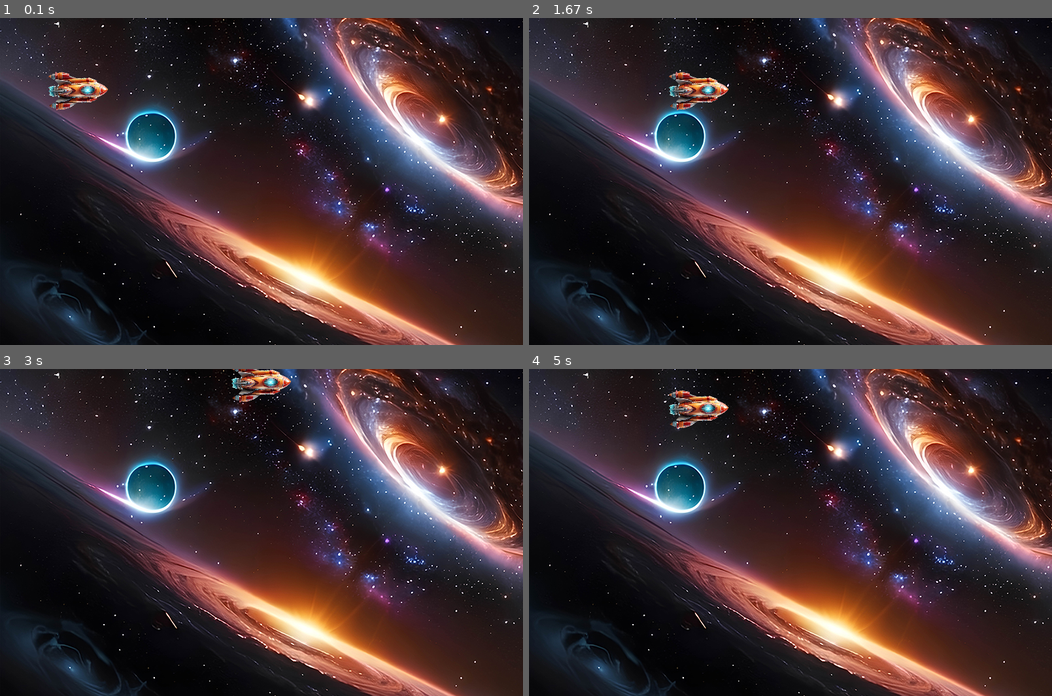
Above: before the commit, frames 1-4 (two rows, left to right).
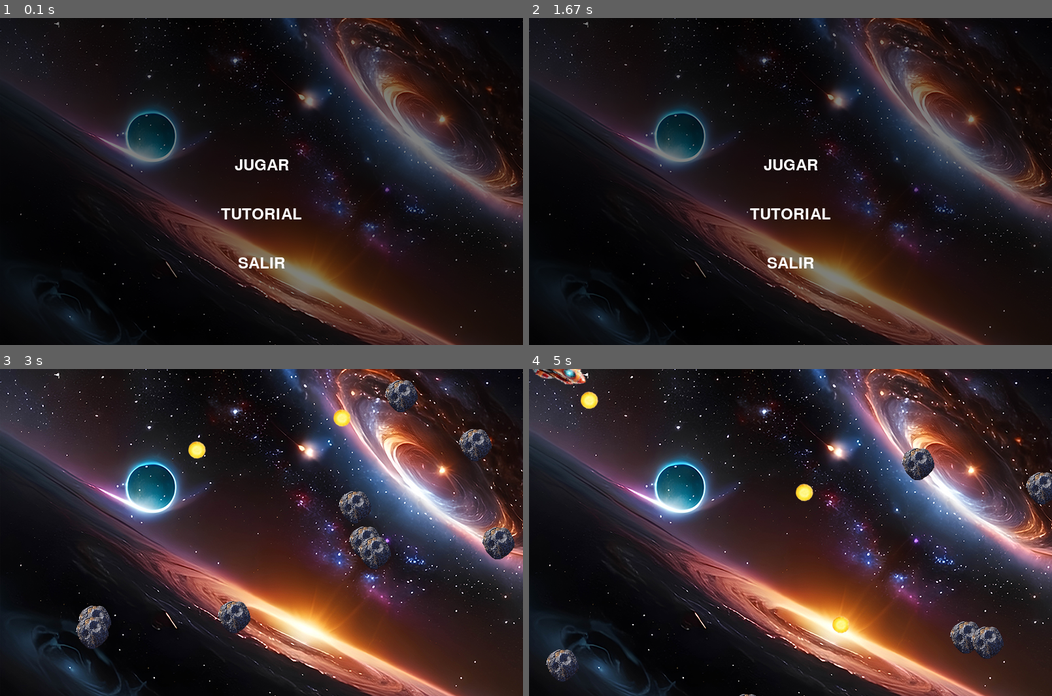
Above: after the commit, the same moments.

Repository: JuanDuenas/PyGameKodlandTest
Game: pygame game, started from PyGameProject/src/Game.py
Same seed, same stepped clock (60 frames per second), same inputs: the game is played once before the commit and once after it.
Inputs (mouse positions are in pixels of both pictures, inside the frame that each line leads up to):
- Up to frame 1 (0.1 s): no input
- Up to frame 2 (1.67 s): click (790, 165) at 0.38 s, where only the run after the commit has a clickable "JUGAR"; click (957, 171) at 0.72 s; hold Esc 1-1.47 s; hold D 1-1.47 s; click (790, 204) at 1.08 s; click (790, 165) at 1.55 s, where only the run after the commit has a clickable "JUGAR"
- Up to frame 3 (3 s): click (261, 516) at 1.88 s, where only the run after the commit has a clickable "JUGAR"; hold D 2.17-2.63 s; click (339, 418) at 2.25 s; hold W 2.67-2.97 s; click (324, 561) at 2.75 s
- Up to frame 4 (5 s): hold D 3-3.47 s; click (800, 421) at 3.08 s; hold A 3.5-4.03 s; click (602, 522) at 3.58 s; hold S 4.07-4.37 s; click (795, 568) at 4.15 s; hold A 4.4-4.8 s; click (774, 476) at 4.48 s; hold W from 4.83 s (still down); click (926, 584) at 4.92 s

The runs differ from the first frame. In frame 1, 49% of the frame differs, in the area x 0-100%, y 0-100%; in frame 2, 49%; in frame 3, 4.3%; in frame 4, 3.4%.

Commit message:
Terminado

Diff:
--- a/PyGameProject/src/Game.py
+++ b/PyGameProject/src/Game.py
@@ -1,67 +1,237 @@
 import pygame
 import random
-pygame.init
+import math
+
+pygame.init()
 pygame.mixer.init()
 
-
 size = (800, 500)
 
 screen = pygame.display.set_mode([800, 500])
+
 clock = pygame.time.Clock()
 done = False
 
 background = pygame.image.load("Resource/ImgBackground.jpg").convert()
+background_copy = background.copy()
 pygame.mixer.music.load("Resource/SoundBackground.wav")
 pygame.mixer.music.play(-1)
-
-# Define la clase Nave
+shoot_sound = pygame.mixer.Sound("Resource/SoundShoot.mp3")
+impact_sound = pygame.mixer.Sound("Resource/SoundImpact.mp3")
+game_over_image = pygame.image.load("Resource/ImgGameOver.png").convert_alpha()
+
+def tutorial():
+    screen.blit(background_copy, [0, 0])
+    overlay = pygame.Surface((800, 500), pygame.SRCALPHA)
+    overlay.fill((0, 0, 0, 128))
+    screen.blit(overlay, (0, 0))
+    tutorial_text = [
+        "Para moverte presiona:",
+        "Arriba 'W'",
+        "Abajo 'S'",
+        "Izquierda 'A'",
+        "Derecha 'D'",
+        "Para disparar, apunta con el mouse y dispara."
+    ]
+    font = pygame.font.Font(None, 24)
+    text_y = 100
+    for line in tutorial_text:
+        text = font.render(line, True, (255, 255, 255))
+        text_rect = text.get_rect(center=(400, text_y))
+        screen.blit(text, text_rect)
+        text_y += text.get_height() + 5
+
+    pygame.display.flip()
+
+    while True:
+        for event in pygame.event.get():
+            if event.type == pygame.KEYDOWN or event.type == pygame.MOUSEBUTTONDOWN:
+                return
+
+
+def menu():
+    while True:
+        screen.blit(background_copy, [0, 0])
+        overlay = pygame.Surface((800, 500), pygame.SRCALPHA)
+        overlay.fill((0, 0, 0, 128))
+        screen.blit(overlay, (0, 0))
+
+        font = pygame.font.Font(None, 36)
+        text_jugar = font.render("JUGAR", True, (255, 255, 255))
+        text_tutorial = font.render("TUTORIAL", True, (255, 255, 255))
+        text_salir = font.render("SALIR", True, (255, 255, 255))
+        text_rect_jugar = text_jugar.get_rect(center=(400, 225))
+        text_rect_tutorial = text_tutorial.get_rect(center=(400, 300))
+        text_rect_salir = text_salir.get_rect(center=(400, 375))
+        screen.blit(text_jugar, text_rect_jugar)
+        screen.blit(text_tutorial, text_rect_tutorial)
+        screen.blit(text_salir, text_rect_salir)
+
+        pygame.display.flip()
+
+        for event in pygame.event.get():
+            if event.type == pygame.QUIT:
+                pygame.quit()
+                quit()
+            elif event.type == pygame.MOUSEBUTTONDOWN:
+                mx, my = pygame.mouse.get_pos()
+                if 300 <= mx <= 500 and 200 <= my <= 250:  # JUGAR
+                    return "JUGAR"
+                elif 300 <= mx <= 500 and 275 <= my <= 325:  # TUTORIAL
+                    tutorial()
+                elif 300 <= mx <= 500 and 350 <= my <= 400:  # SALIR
+                    pygame.quit()
+                    quit()
+
+
+option = menu()
+
+
+invulnerable_time = 3000
+start_time = pygame.time.get_ticks()
+nave_invulnerable = True
+
 class Nave:
     def __init__(self, x, y, speed):
-        # Inicializa la nave con su posición (x, y) y velocidad
         self.x = x
         self.y = y
         self.speed = speed
-        # Carga la imagen de la navE
-        imgNave = pygame.image.load("Resource/ImgNave.png")
-        self.img = pygame.transform.scale(imgNave, (120, 120)).convert_alpha()
+        self.img_original = pygame.image.load("Resource/ImgNave.png").convert_alpha()
+        self.img = self.img_original
+        self.angle = 0
 
     def mover(self, keys):
-        # Mueve la nave según las teclas presionadas
         if keys[pygame.K_a]:
-            self.x -= self.speed  # Mueve a la izquierda
+            self.x -= self.speed
         if keys[pygame.K_d]:
-            self.x += self.speed  # Mueve a la derecha
+            self.x += self.speed
         if keys[pygame.K_w]:
-            self.y -= self.speed  # Mueve hacia arriba
+            self.y -= self.speed
         if keys[pygame.K_s]:
-            self.y += self.speed  # Mueve hacia abajo
+            self.y += self.speed
+
+    def rotar(self):
+        mx, my = pygame.mouse.get_pos()
+        self.angle = -math.degrees(math.atan2(self.y - my, self.x - mx)) + 90
+        self.img = pygame.transform.rotate(self.img_original, self.angle)
 
     def dibujar(self, window):
-        # Dibuja la nave en la ventana del juego
+        window.blit(self.img, (self.x - self.img.get_width() // 2, self.y - self.img.get_height() // 2))
+
+
+nave = Nave(50, 50, 5)
+
+
+class Asteroide:
+    def __init__(self, x, y, speed_x, speed_y):
+        self.x = x
+        self.y = y
+        self.speed_x = speed_x
+        self.speed_y = speed_y
+        imgAsteroide = pygame.image.load("Resource/ImgAst1.png")
+        self.img = pygame.transform.scale(imgAsteroide, (50, 50)).convert_alpha()
+
+    def mover(self):
+        self.x += self.speed_x
+        self.y += self.speed_y
+
+    def dibujar(self, window):
         window.blit(self.img, (self.x, self.y))
 
-# Crea una instancia de la nave
-nave = Nave(50, 50, 5)
-
-# Bucle principal del juego
+
+asteroides = [Asteroide(random.randrange(800), random.randrange(500), random.choice([-2, 2]), random.choice([-2, 2]))
+              for _ in range(10)]
+
+class Disparo:
+    def __init__(self, x, y, angle, speed):
+        self.x = x
+        self.y = y
+        self.angle = angle
+        self.speed = speed
+        self.img = pygame.image.load("Resource/ImgLightBall.png").convert_alpha()
+
+    def mover(self):
+        self.x += math.cos(math.radians(self.angle + 90)) * self.speed
+        self.y -= math.sin(math.radians(self.angle + 90)) * self.speed
+
+    def dibujar(self, window):
+        window.blit(self.img, (self.x - self.img.get_width() // 2, self.y - self.img.get_height() // 2))
+
+
+disparos = []
+
+
 while not done:
     for event in pygame.event.get():
         if event.type == pygame.QUIT:
-            done = True  # Termina el juego si se cierra la ventana
-
-    # Obtiene las teclas presionadas
+            done = True
+        elif event.type == pygame.MOUSEBUTTONDOWN:
+            disparos.append(Disparo(nave.x, nave.y, nave.angle, 10))
+            shoot_sound.play()
+        elif event.type == pygame.KEYDOWN:
+            if event.key == pygame.K_ESCAPE:
+                option = menu()
+
     keys = pygame.key.get_pressed()
-    # Mueve la nave
     nave.mover(keys)
-
-    # Dibuja el fondo y la nave
-    screen.blit(background,[0,0])
+    nave.rotar()
+
+    current_time = pygame.time.get_ticks()
+    if nave_invulnerable and current_time - start_time >= invulnerable_time:
+        nave_invulnerable = False  # La nave ya no es invulnerable después de 3 segundos
+
+
+    for asteroide in asteroides:
+        asteroide.mover()
+    for disparo in disparos:
+        disparo.mover()
+
+    if not nave_invulnerable:
+        for asteroide in asteroides:
+            if pygame.Rect(nave.x, nave.y, nave.img.get_width(), nave.img.get_height()).colliderect(
+                    pygame.Rect(asteroide.x, asteroide.y, asteroide.img.get_width(), asteroide.img.get_height())):
+                if current_time - start_time >= invulnerable_time:
+                    screen.blit(game_over_image, (size[0] // 2 - game_over_image.get_width() // 2,
+                                                  size[1] // 2 - game_over_image.get_height() // 2))
+                    pygame.display.flip()
+                    pygame.time.delay(2000)
+                    option = menu()
+                    nave.x = 50
+                    nave.y = 50
+                    asteroides = [Asteroide(random.randrange(800), random.randrange(500), random.choice([-2, 2]),
+                                            random.choice([-2, 2])) for _ in range(10)]
+                break
+
+
+    if random.randrange(100) < 2:
+        if random.choice([True, False]):
+            x = random.choice([0, 800])
+            y = random.randrange(500)
+            speed_x = 2 if x == 0 else -2
+            speed_y = random.choice([-2, 2])
+        else:
+            x = random.randrange(800)
+            y = random.choice([0, 500])
+            speed_x = random.choice([-2, 2])
+            speed_y = 2 if y == 0 else -2  #
+        asteroides.append(Asteroide(x, y, speed_x, speed_y))
+
+    screen.blit(background, [0, 0])
     nave.dibujar(screen)
 
-    # Actualiza la pantalla del juego
+    for asteroide in asteroides:
+        asteroide.dibujar(screen)
+    for disparo in disparos:
+        disparo.dibujar(screen)
+
+
+    for disparo in disparos.copy():
+        for asteroide in asteroides.copy():
+            if math.hypot(disparo.x - asteroide.x, disparo.y - asteroide.y) < 50:
+                asteroides.remove(asteroide)
+                disparos.remove(disparo)
+                impact_sound.play()
+                break
+
     pygame.display.flip()
-    # Controla la velocidad del juego
     clock.tick(60)
-
-# Cierra Pygame al final del juego
-pygame.quit()
Binary file removed: PyGameProject/src/Resource/ImgAsteroide.png
Binary file added: PyGameProject/src/Resource/ImgGameOver.png
Binary file added: PyGameProject/src/Resource/ImgLightBall.png
Binary file changed: PyGameProject/src/Resource/ImgNave.png
Not shown, added: PyGameProject/src/Resource/SoundImpact.mp3
Not shown, added: PyGameProject/src/Resource/SoundShoot.mp3
